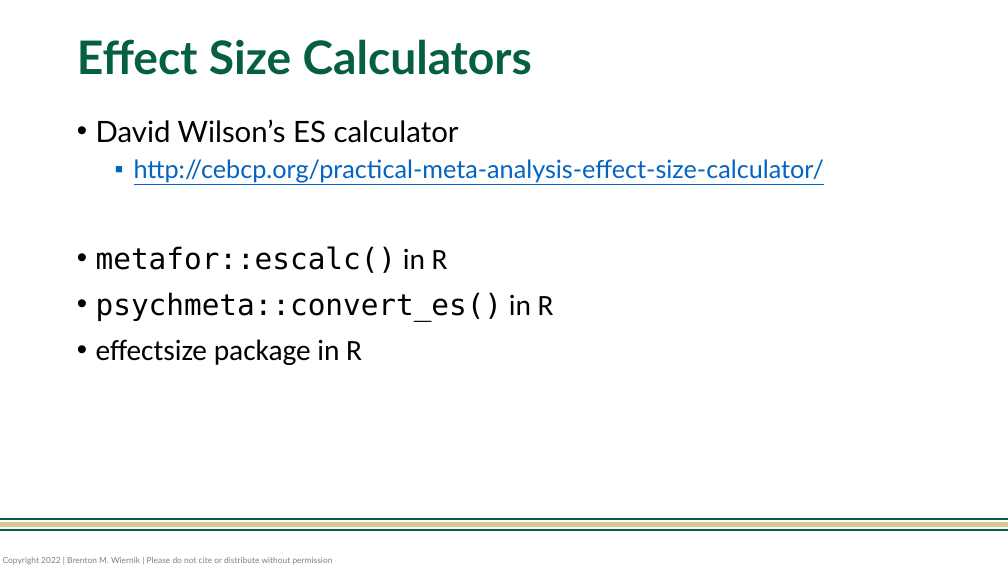
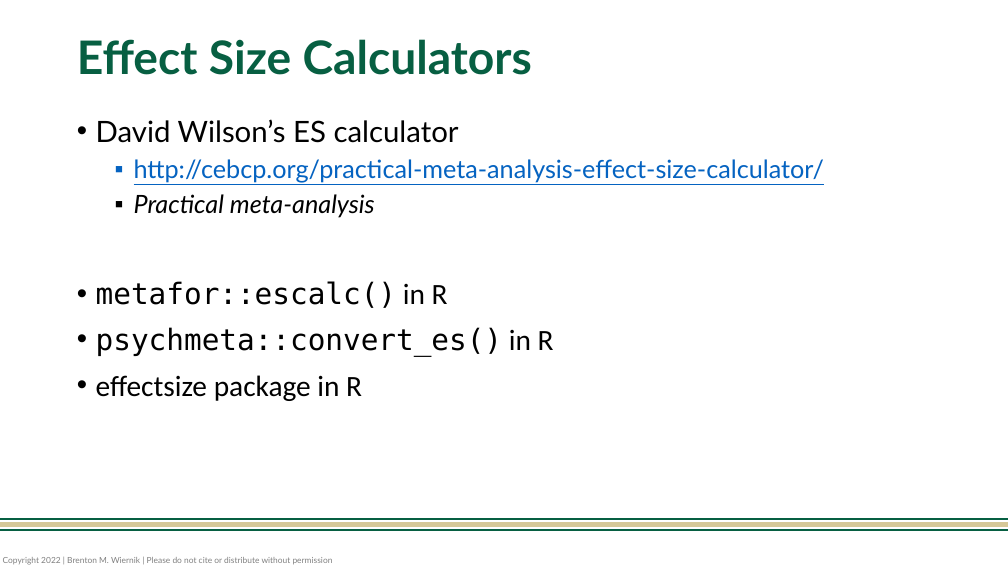
Before and after one commit to bwiernik/meta-workshop, a slide deck: slide 66 of slides/01_meta-analytic-thinking.pptx. Drawn at 1008x567 pixels with LibreOffice and Linux fonts; fonts in the diff are those of the drawing. Boxes give left, top, right and bottom in pixels: in the first picture for what was removed or moved away, otherwise in the second. Text is boxed around its words. In the diff, an @@ line names an element or a change of style, - is before the commit and + after.

```diff
--- a/slides/01_meta-analytic-thinking.pptx
+++ b/slides/01_meta-analytic-thinking.pptx
@@ text at (134, 194, 375, 218): paragraph added @@
+  ▪ Practical meta-analysis
```
Also in this commit, not shown: 4 other files.
